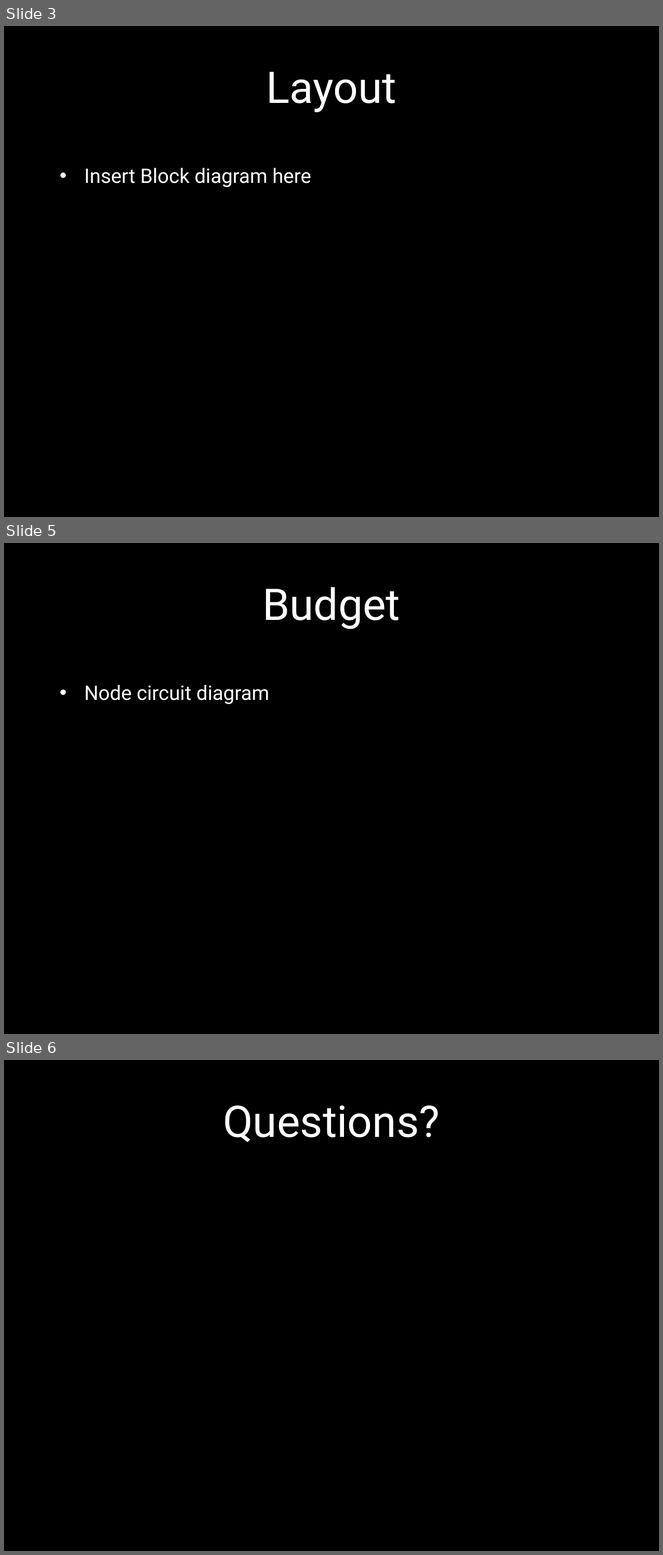
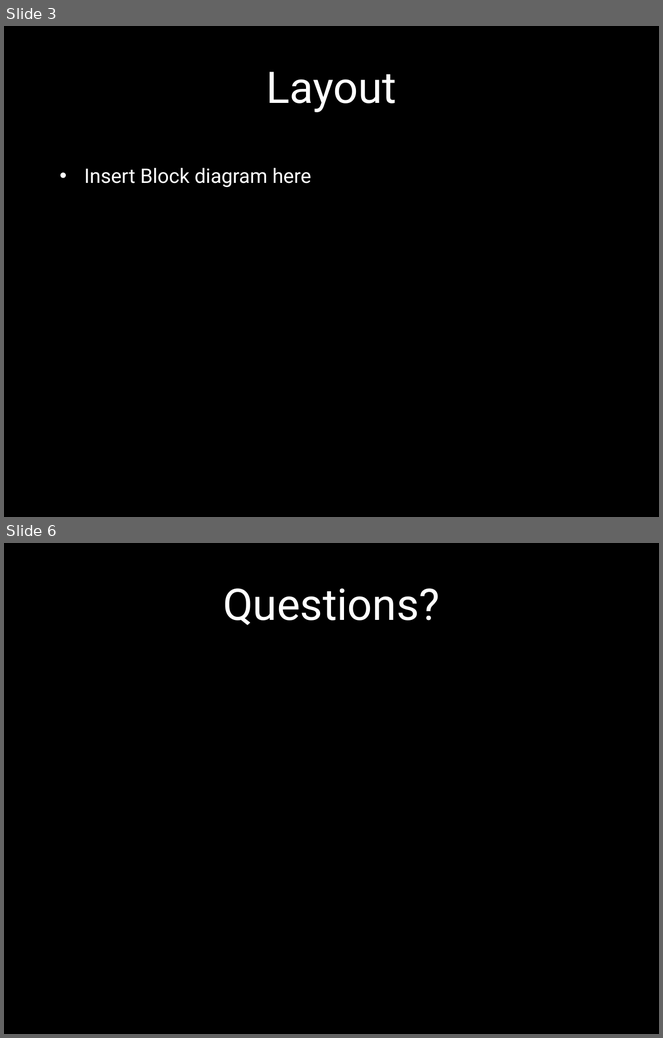
Before and after one commit to cojoigo/Capstone, a slide deck: Presentation.pptx. Shown one above the other, each under a label of ours: slides 3, 5 and 6 before the commit, slides 3 and 6 after it; the slides between them are not shown. The pictures are 663x1555 and 663x1038 pixels, drawn with LibreOffice and Linux fonts; fonts in the diff are those of the drawing; background and template pictures are left out. Boxes give left, top, right and bottom in pixels: in the first picture for what was removed or moved away, otherwise in the second. Text is boxed around its words. In the diff, an @@ line names an element or a change of style, - is before the commit and + after.

```diff
--- a/Presentation.pptx
+++ b/Presentation.pptx
@@ slide 5 removed at [4,543,659,1034], background picture (left out) @@
@@ title removed at [262,587,400,629] @@
-Budget
@@ text removed at [84,685,269,704] @@
-• Node circuit diagram
```
Also in this commit, not shown: 3 slides changed, 1 slide added, 1 other file.
